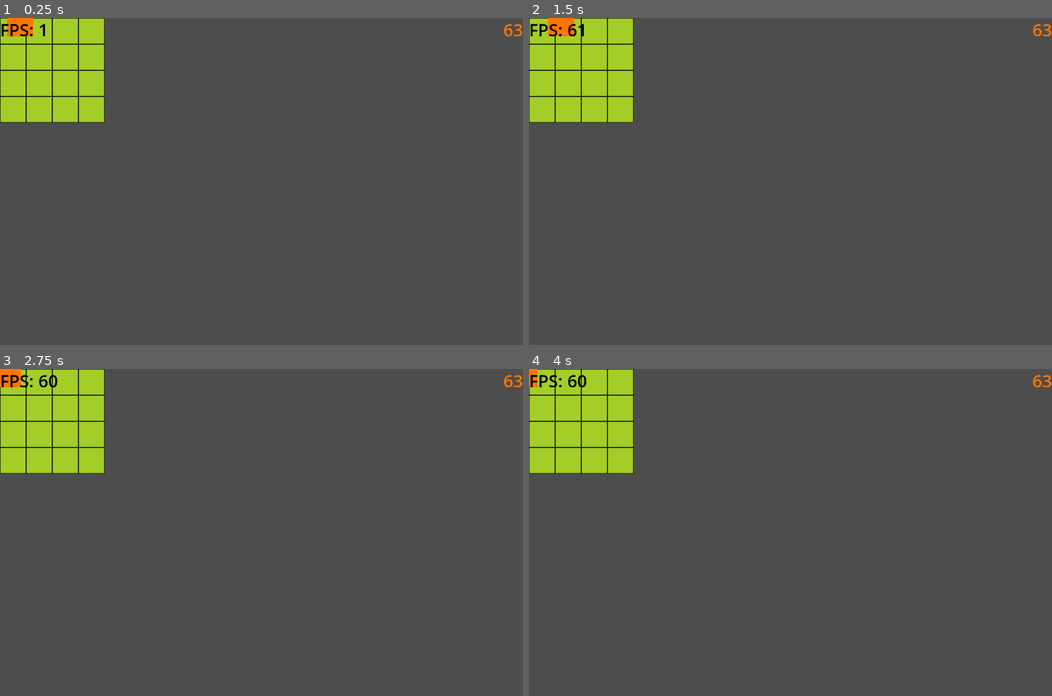
Above: before the commit, frames 1-4 (two rows, left to right).
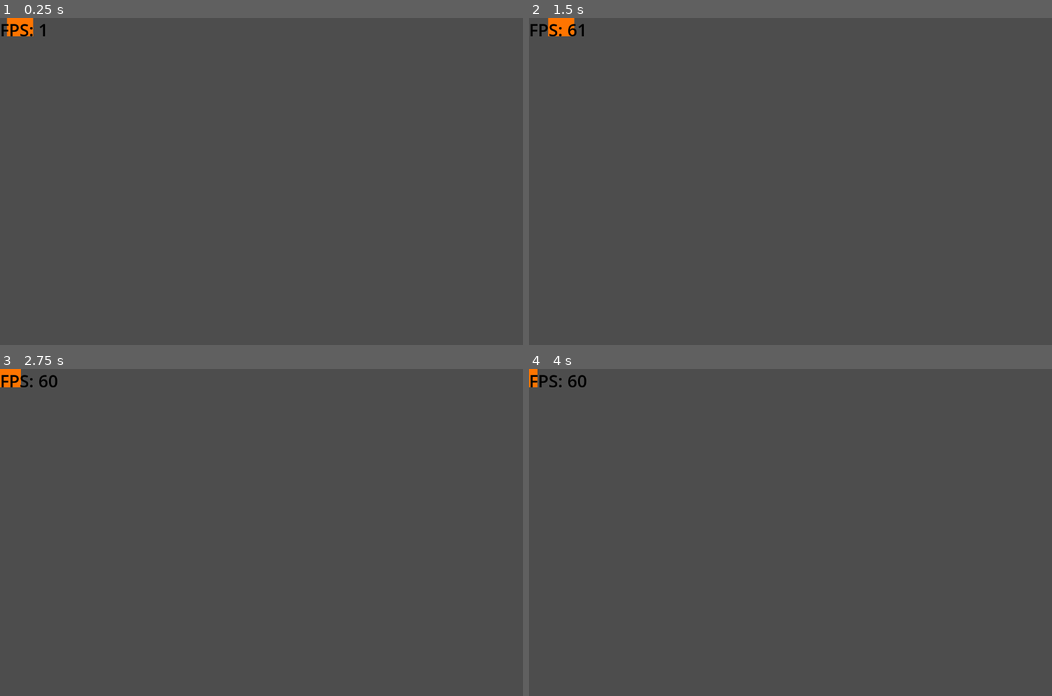
Above: after the commit, the same moments.

Repository: NIK-98/Paint_The_Ground
Game: Godot game, scene res://sceens/level.tscn
The game is run twice, just before and just after one commit, with the same random seed, the same clock (stepped at 60 frames per second) and the same inputs. This scene is started directly instead of the project's main scene.
Inputs:
- Up to frame 1 (0.25 s): no input
- Up to frame 2 (1.5 s): hold D (right) 0.53-1.28 s; hold S (down) from 1.28 s (still down)
- Up to frame 3 (2.75 s): release S (down) at 2.03 s; hold D (right) from 2.03 s (still down)
- Up to frame 4 (4 s): release D (right) at 2.78 s; hold W (up) 2.78-3.53 s; hold A (left) from 3.53 s (still down)

The runs differ from the first frame. In frame 1, 6.2% of the frame differs, in the area x 0-100%, y 0-32%; in frame 2, 6.1%; in frame 3, 6.2%; in frame 4, 6.3%.
Error in both runs: Attempt to call function 'get_node' in base 'null instance' on a null instance. (res://scripts/player.gd:26)

Commit message:
bomben werden am anfang syncronisiert dannach nicht mehr richtig

Diff:
--- a/sceens/level.tscn
+++ b/sceens/level.tscn
@@ -61,6 +61,8 @@
 format = 2
 script = ExtResource("8_ul4n7")
 
+[node name="Bomben" type="Node" parent="."]
+
 [node name="Players" type="Node" parent="."]
 
 [node name="MultiplayerSpawner" type="MultiplayerSpawner" parent="."]
--- a/scripts/bombe.gd
+++ b/scripts/bombe.gd
@@ -1,6 +1,6 @@
 extends Node2D
 
-@onready var map = get_parent()
+@onready var map = get_parent().get_parent().get_node("floor")
 @onready var level = get_parent().get_parent()
 
 const  bomb_radius = 64*3
--- a/scripts/level.gd
+++ b/scripts/level.gd
@@ -5,6 +5,7 @@
 @export var score_label: PackedScene
 @onready var map = get_node("floor")
 @onready var bombe = preload("res://sceens/bombe.tscn")
+@onready var Bomben = get_node("Bomben")
 
 var old_spawn_bomb: Vector2
 const bomb_spawn_genzen = 64
@@ -27,8 +28,6 @@
 	# Spawn the local player unless this is a dedicated server export.
 	if not OS.has_feature("dedicated_server"):
 		add_player(1)
-
-	reset_bomben(name.to_int(), 4)
 
 
 func _process(delta):
@@ -75,9 +74,9 @@
 
 
 func reset_bomben(id: int,anzahl: int):
-	for c in map.get_child_count()-1:
-		if map.get_child(c).is_in_group("boom"):
-			map.get_child(c).queue_free()
+	for c in Bomben.get_child_count()-1:
+		if Bomben.get_child(c).is_in_group("boom"):
+			Bomben.get_child(c).queue_free()
 	for i in range(anzahl):
 		spawn_new_bombe(id, 8)
 
@@ -91,7 +90,7 @@
 		return
 	new_bombe.name = "bombe"
 	new_bombe.position = randpos
-	map.add_child(new_bombe)
+	Bomben.add_child(new_bombe)
 
 
 func add_score(id: int):
